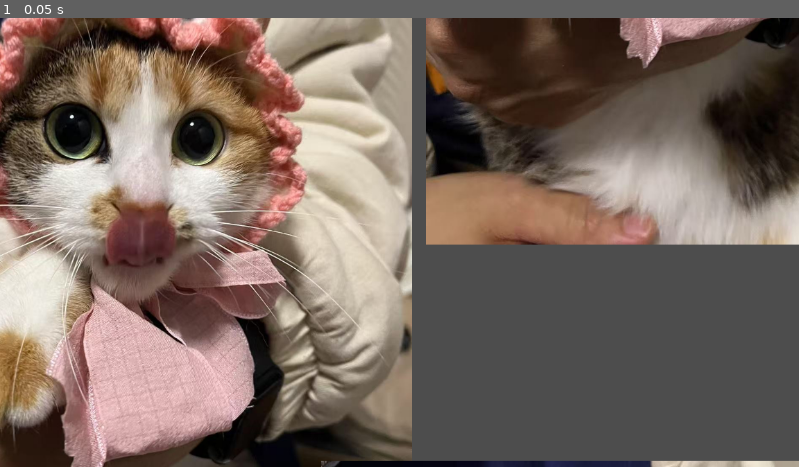
Above: before the commit, frame 1.
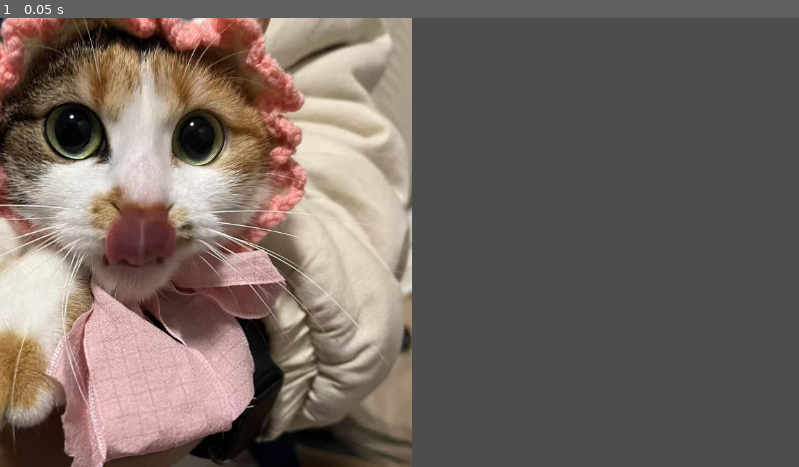
Above: after the commit, the same moment.

Repository: xiaolinguaguagua/git_demo
Game: Godot game, scene res://map/node_2d.tscn
Same seed, same stepped clock (60 frames per second), same inputs: the game is played once before the commit and once after it. The project has no main scene, so this scene is started directly.
Inputs:
- Up to frame 1 (0.05 s): no input

The runs differ from the first frame. In frame 1, 22% of the frame differs, in the area x 40-100%, y 0-100%.

Commit message:
Revert "map update"
This reverts commit 9215780c91252914ec43a9913365bc691401f0e2.

Diff:
--- a/gitdemo/map/node_2d.tscn
+++ b/gitdemo/map/node_2d.tscn
@@ -8,23 +8,3 @@
 position = Vector2(204, 394)
 scale = Vector2(0.610156, 0.62478)
 texture = ExtResource("1_ww0is")
-
-[node name="发财2" type="Sprite2D" parent="."]
-position = Vector2(1005, -206)
-scale = Vector2(0.610156, 0.62478)
-texture = ExtResource("1_ww0is")
-
-[node name="发财3" type="Sprite2D" parent="."]
-position = Vector2(2059, 796)
-scale = Vector2(0.610156, 0.62478)
-texture = ExtResource("1_ww0is")
-
-[node name="发财4" type="Sprite2D" parent="."]
-position = Vector2(854, 1172)
-scale = Vector2(0.610156, 0.62478)
-texture = ExtResource("1_ww0is")
-
-[node name="发财5" type="Sprite2D" parent="."]
-position = Vector2(2135, -275)
-scale = Vector2(0.610156, 0.62478)
-texture = ExtResource("1_ww0is")
